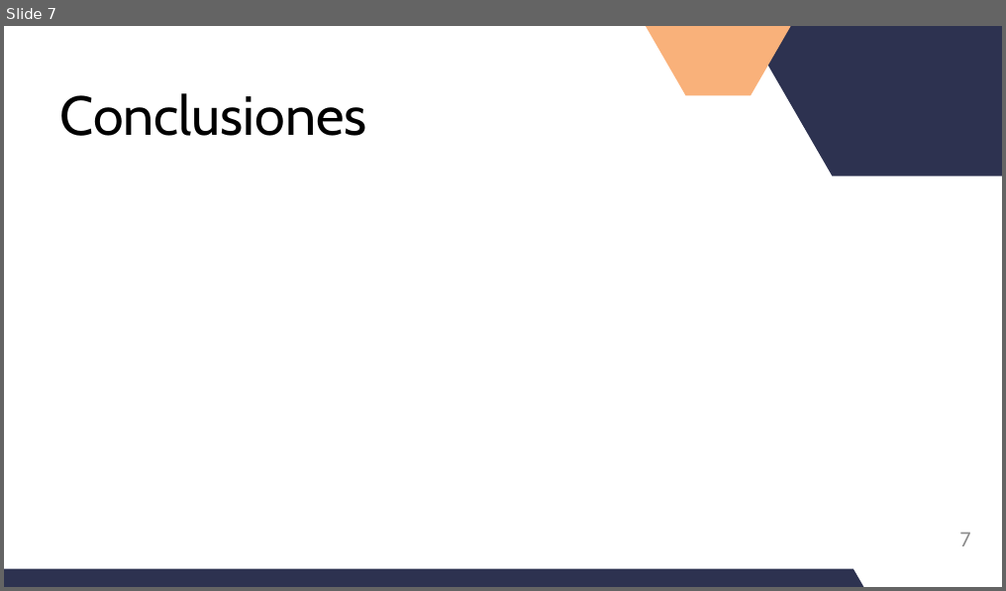
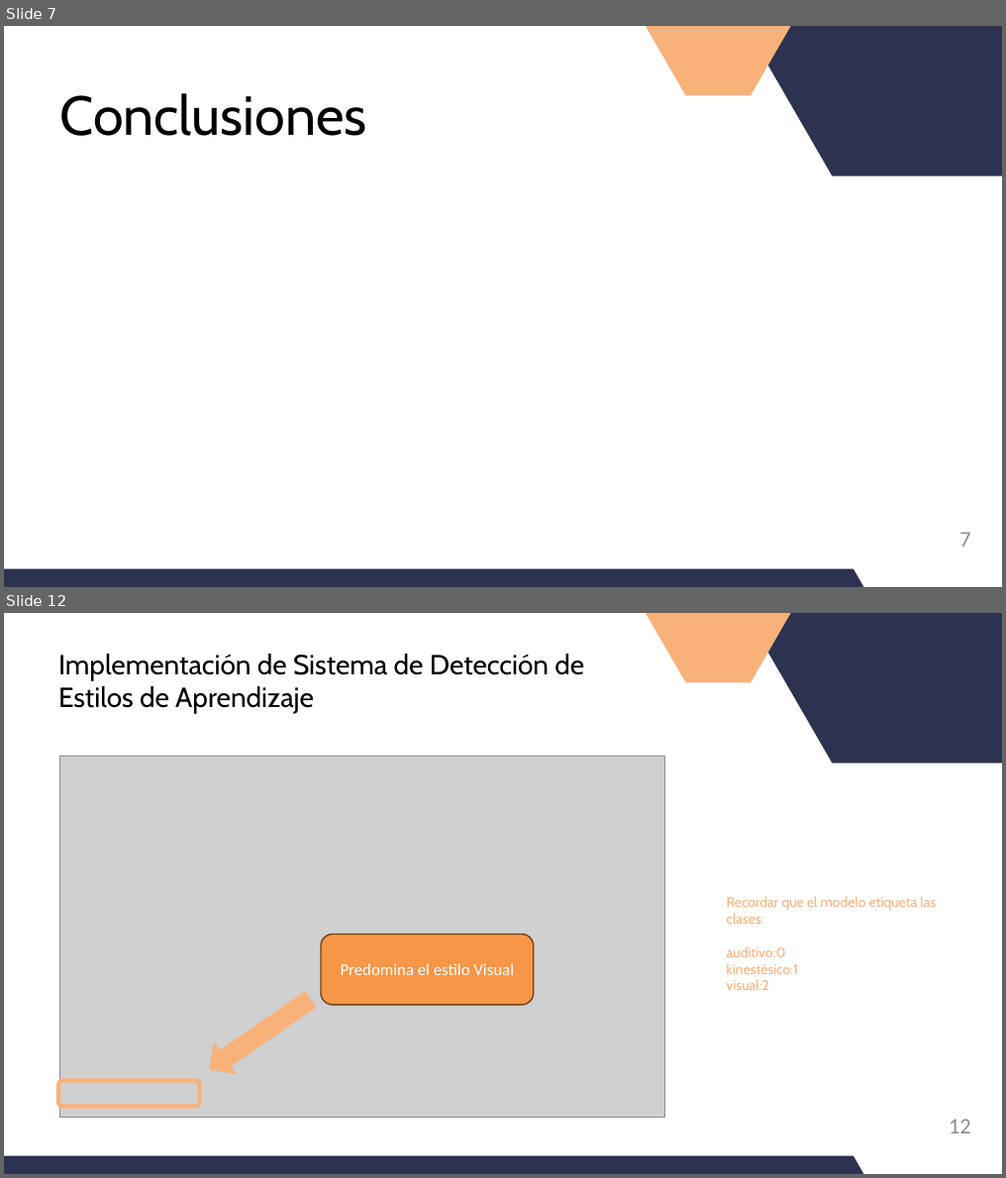
Before and after one commit to KuzeDavid/DIANDA, a slide deck: PPTT_DIANDA_II.pptx. Shown one above the other, each under a label of ours: slide 7 before the commit, slides 7 and 12 after it; the slides between them are not shown. The pictures are 1006x591 and 1006x1178 pixels, drawn with LibreOffice and Linux fonts; fonts in the diff are those of the drawing; grey boxes stand for pictures. Boxes give left, top, right and bottom in pixels: in the first picture for what was removed or moved away, otherwise in the second. Text is boxed around its words. In the diff, an @@ line names an element or a change of style, - is before the commit and + after.

```diff
--- a/PPTT_DIANDA_II.pptx
+++ b/PPTT_DIANDA_II.pptx
@@ slide 12 added at [4, 613, 1002, 1174], background #FFFFFF @@
@@ freeform shape added at [639, 613, 798, 683], fill #F9B17A @@
@@ freeform shape added at [746, 613, 1002, 763], fill #2D3250 @@
@@ text added at [58, 654, 584, 714], 40 pt, text #000000 @@
+Implementación de Sistema de Detección de Estilos de Aprendizaje
@@ picture added at [59, 756, 664, 1118] @@
@@ text added at [727, 896, 936, 990], 20 pt, text #F9B17A @@
+Recordar que el modelo etiqueta las clases:
+auditivo:0
+kinestésico:1
+visual:2
@@ rounded rectangle added at [321, 935, 534, 1005], fill #F79646, outline #6C421F 2 pt, 24 pt, text #FFFFFF @@
+Predomina el estilo Visual
@@ right arrow added at [199, 985, 321, 1084], fill #F9B17A, outline #F9B17A 2 pt @@
@@ rounded rectangle added at [58, 1081, 199, 1106], outline #F9B17A 6 pt @@
@@ page number added at [948, 1119, 971, 1134], 32 pt, text #8C8C8C @@
+12
@@ freeform shape added at [4, 1156, 884, 1174], fill #2D3250 @@
```
Also in this commit, not shown: 5 other slides added, 40 other files.
